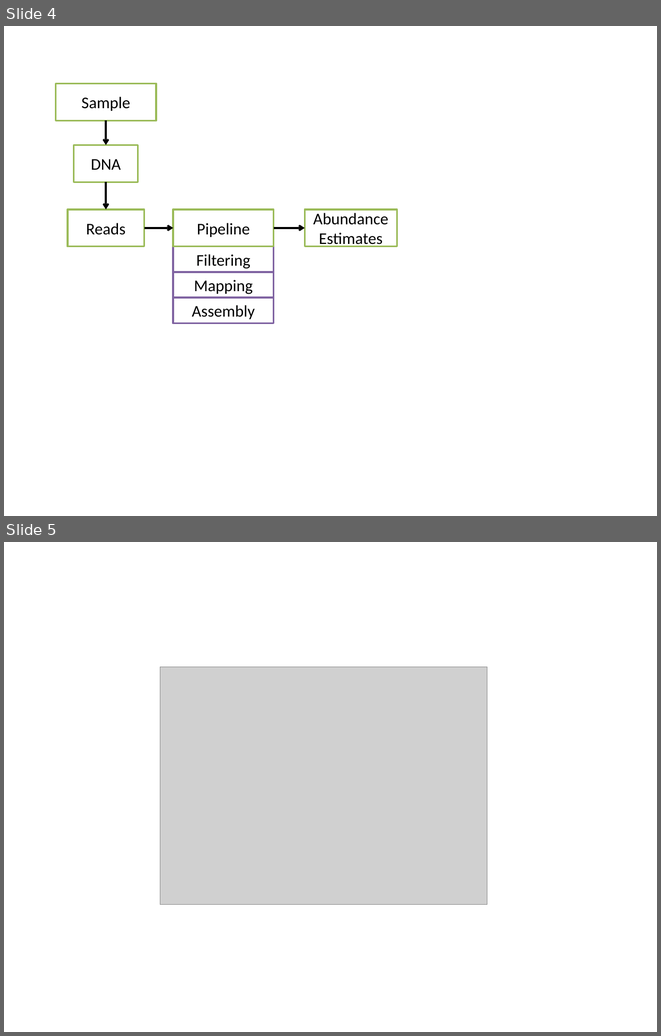
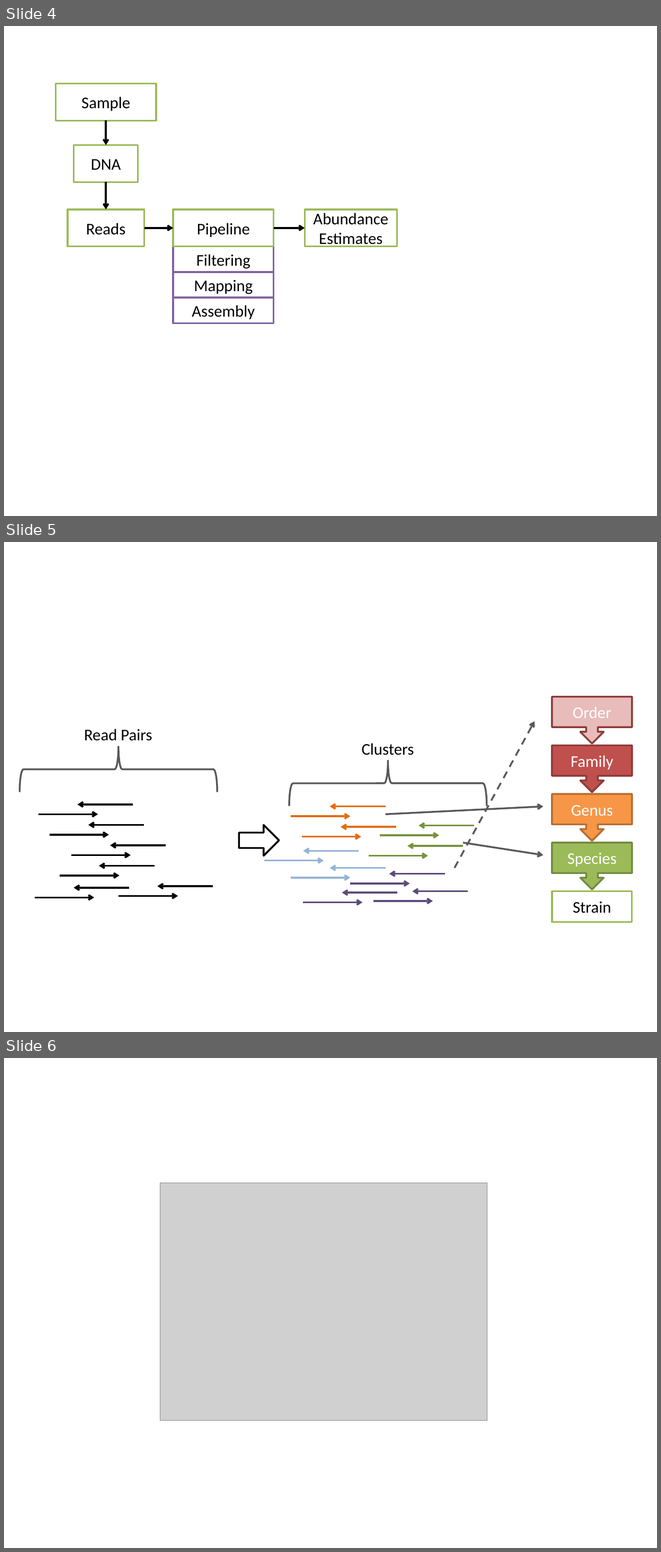
Before and after one commit to Bioconductor/CSAMA2015, a slide deck: materials/lectures/3_Wednesday/Paul.Pyl.VariantCalling.and.QC/Figures.pptx. Shown one above the other, each under a label of ours: slides 4 and 5 before the commit, slides 4, 5 and 6 after it. The pictures are 661x1036 and 661x1552 pixels, drawn with LibreOffice and Linux fonts; fonts in the diff are those of the drawing; grey boxes stand for pictures. Boxes give left, top, right and bottom in pixels: in the first picture for what was removed or moved away, otherwise in the second. Text is boxed around its words. In the diff, an @@ line names an element or a change of style, - is before the commit and + after.

Commit message:
Pre-Talk commit

```diff
--- a/materials/lectures/3_Wednesday/Paul.Pyl.VariantCalling.and.QC/Figures.pptx
+++ b/materials/lectures/3_Wednesday/Paul.Pyl.VariantCalling.and.QC/Figures.pptx
@@ slide 5 added at box(4, 542, 657, 1032), background #FFFFFF @@
@@ group added at box(19, 729, 217, 897): 12 arrows, 1 left brace, 1 text @@
+Read Pairs
@@ arrow added from (454, 868) to (534, 721), #595959 2 pt dashed @@
@@ text added at box(362, 743, 414, 755), 18 pt, text #000000 @@
+Clusters
@@ left brace added at box(289, 760, 487, 806), outline #595959 2 pt @@
@@ arrow added from (385, 806) to (330, 806), #E46C0A 2 pt @@
@@ arrow added from (385, 814) to (544, 806), #595959 2 pt @@
@@ right arrow added at box(239, 824, 279, 855), fill #FFFFFF, outline #000000 2 pt @@
@@ arrow added from (291, 816) to (350, 816), #E46C0A 2 pt @@
@@ arrow added from (396, 827) to (341, 827), #E46C0A 2 pt @@
@@ arrow added from (474, 826) to (418, 826), #77933C 2 pt @@
@@ arrow added from (302, 837) to (361, 837), #E46C0A 2 pt @@
@@ arrow added from (379, 835) to (439, 835), #77933C 2 pt @@
@@ arrow added from (463, 843) to (544, 855), #595959 2 pt @@
@@ arrow added from (359, 851) to (303, 851), #95B3D7 2 pt @@
@@ arrow added from (368, 855) to (428, 855), #77933C 2 pt @@
@@ arrow added from (463, 846) to (407, 846), #77933C 2 pt @@
@@ arrow added from (264, 861) to (324, 861), #95B3D7 2 pt @@
@@ arrow added from (385, 868) to (330, 868), #95B3D7 2 pt @@
@@ arrow added from (445, 874) to (389, 874), #604A7B 2 pt @@
@@ arrow added from (291, 877) to (350, 877), #95B3D7 2 pt @@
@@ arrow added from (350, 883) to (409, 883), #604A7B 2 pt @@
@@ arrow added from (468, 891) to (412, 891), #604A7B 2 pt @@
@@ group added at box(552, 697, 632, 922): 4 down arrow callouts, 1 rectangle @@
+Family
+Genus
+Species
+Order
+Strain
@@ arrow added from (303, 902) to (362, 902), #604A7B 2 pt @@
@@ arrow added from (398, 893) to (342, 893), #604A7B 2 pt @@
@@ arrow added from (373, 901) to (433, 901), #604A7B 2 pt @@
@@ what was slide 5 is now slide 6 @@
```
Also in this commit, not shown: 23 other files.
